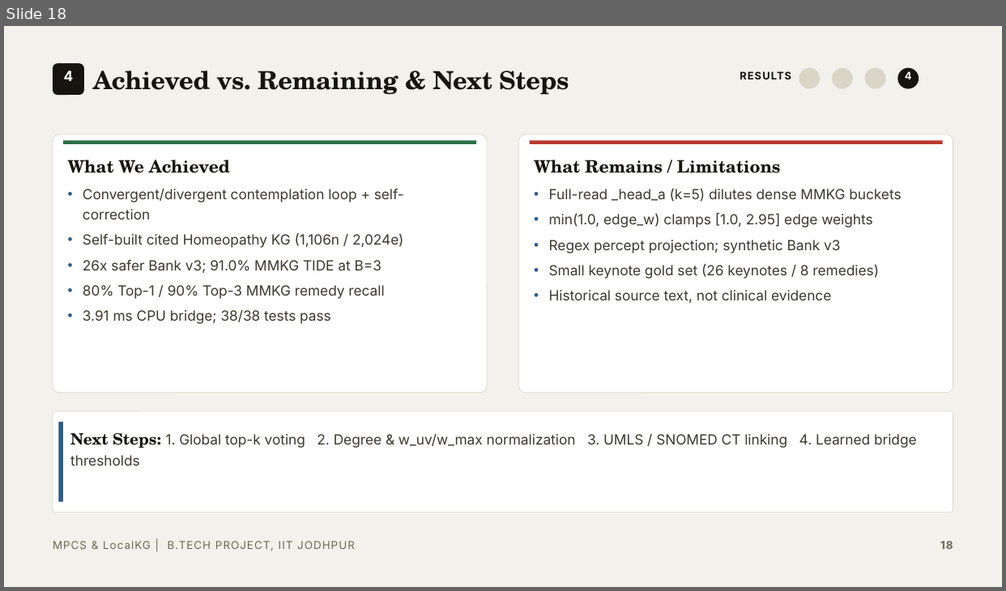
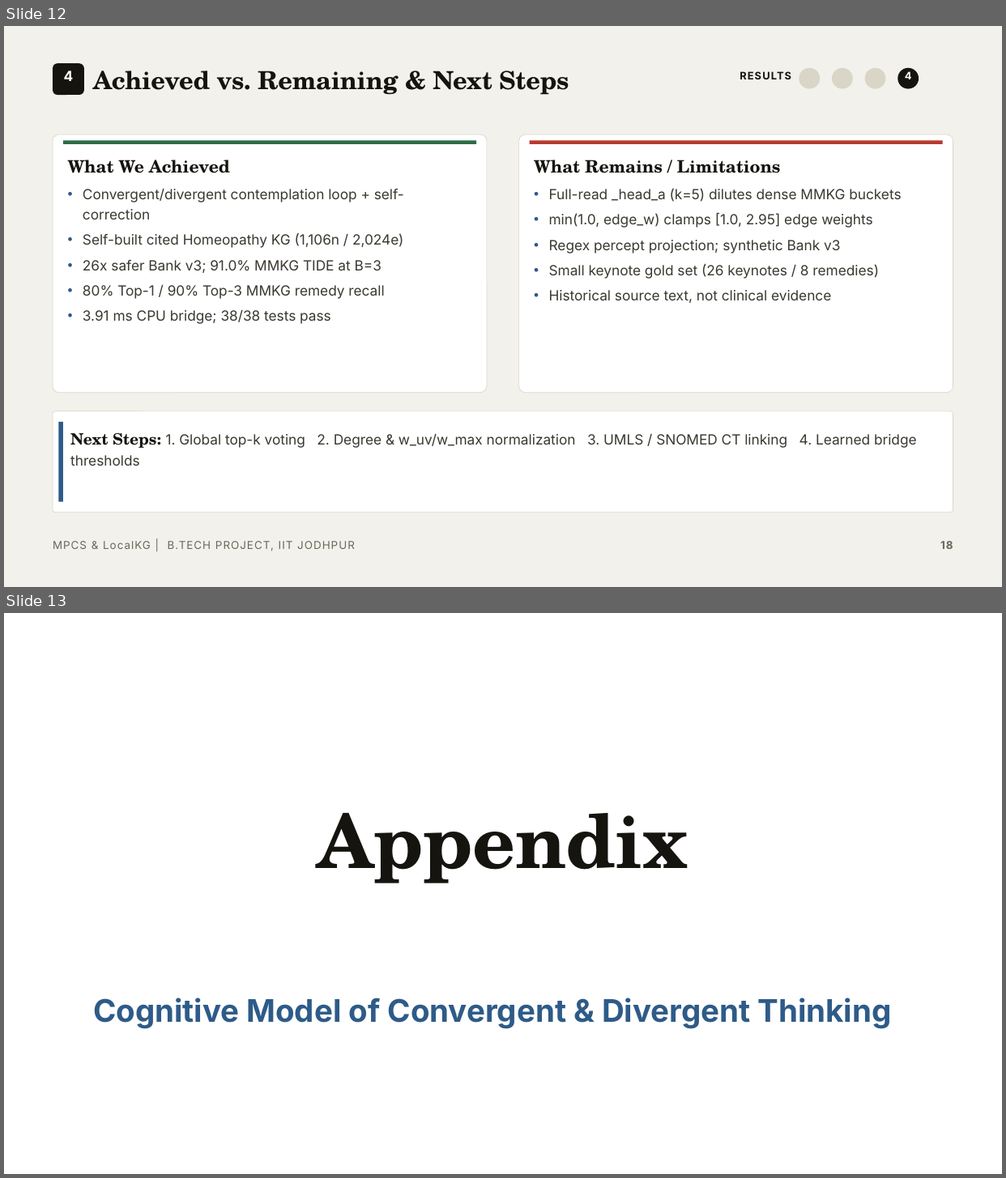
Before and after one commit to AurindumBanerjee/MPCS, a slide deck: report/PPT/BTP_PPT_Clean.pptx. Shown one above the other, each under a label of ours: slide 18 before the commit, slides 12 and 13 after it. The pictures are 1006x591 and 1006x1178 pixels, drawn with LibreOffice and Linux fonts; fonts in the diff are those of the drawing. Boxes give left, top, right and bottom in pixels: in the first picture for what was removed or moved away, otherwise in the second. Text is boxed around its words. In the diff, an @@ line names an element or a change of style, - is before the commit and + after.

Commit message:
updated appendix and a bit of formatting

```diff
--- a/report/PPT/BTP_PPT_Clean.pptx
+++ b/report/PPT/BTP_PPT_Clean.pptx
@@ slide 13 added at bbox=[4, 613, 1002, 1174], background #FFFFFF @@
@@ title added at bbox=[317, 813, 688, 884], 72 pt, text #16140F, bold @@
+Appendix
@@ text added at bbox=[93, 998, 892, 1029], 30 pt, text #2E5B88, bold @@
+Cognitive Model of Convergent & Divergent Thinking
@@ what was slide 18 is now slide 12 @@
```
Also in this commit, not shown: 9 slides changed, 1 other file.
